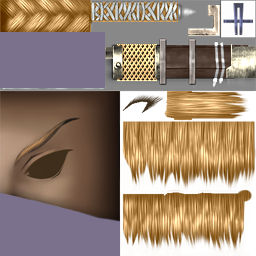
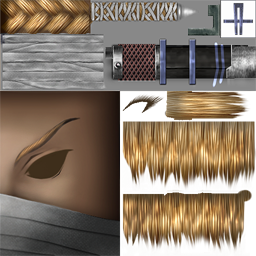
Layers edited between the first and the second (256, 256) image:
renamed "05" to "06", hid the group it (3 layers) over [0, 0, 256, 256]
added layer "01" over [0, 0, 256, 256]
